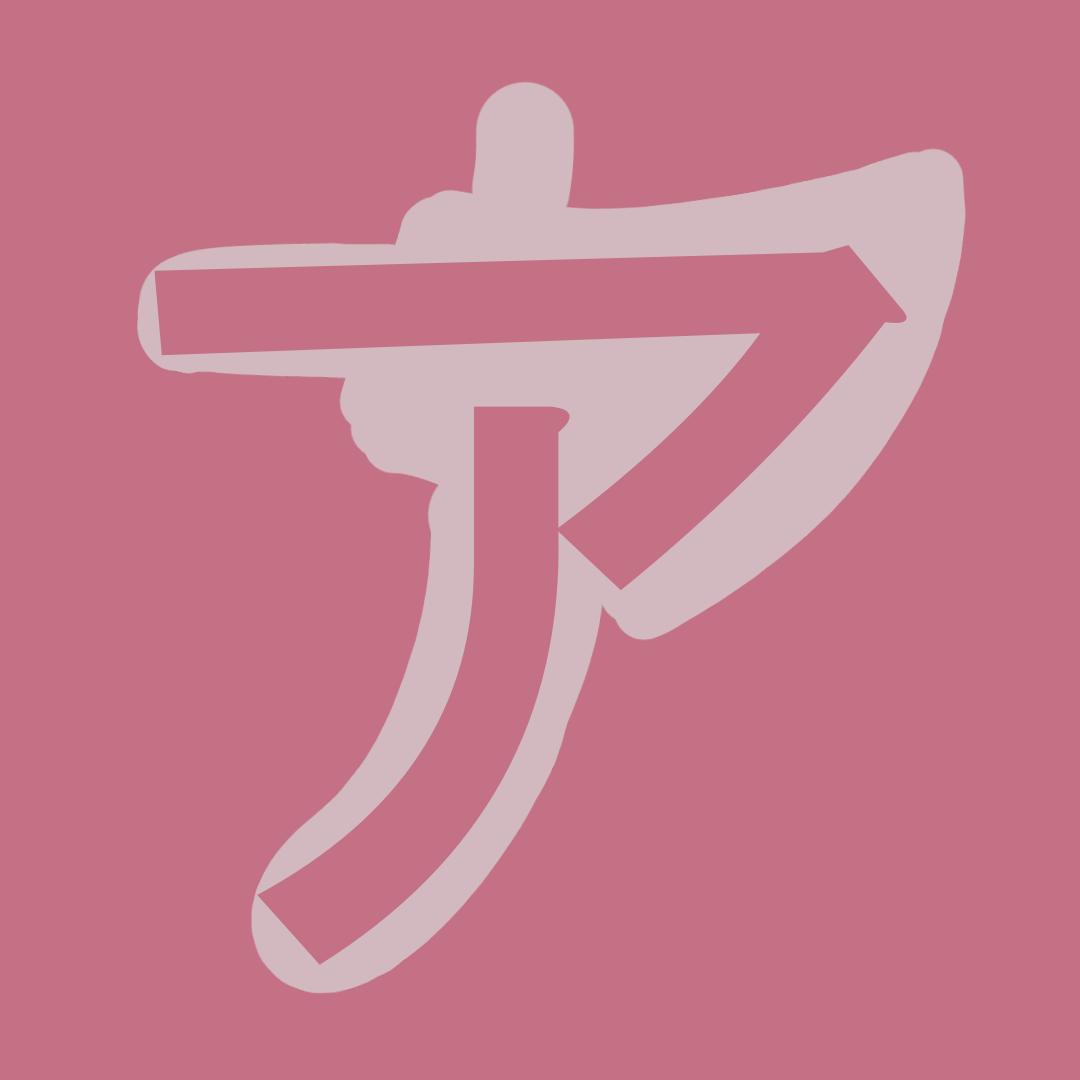
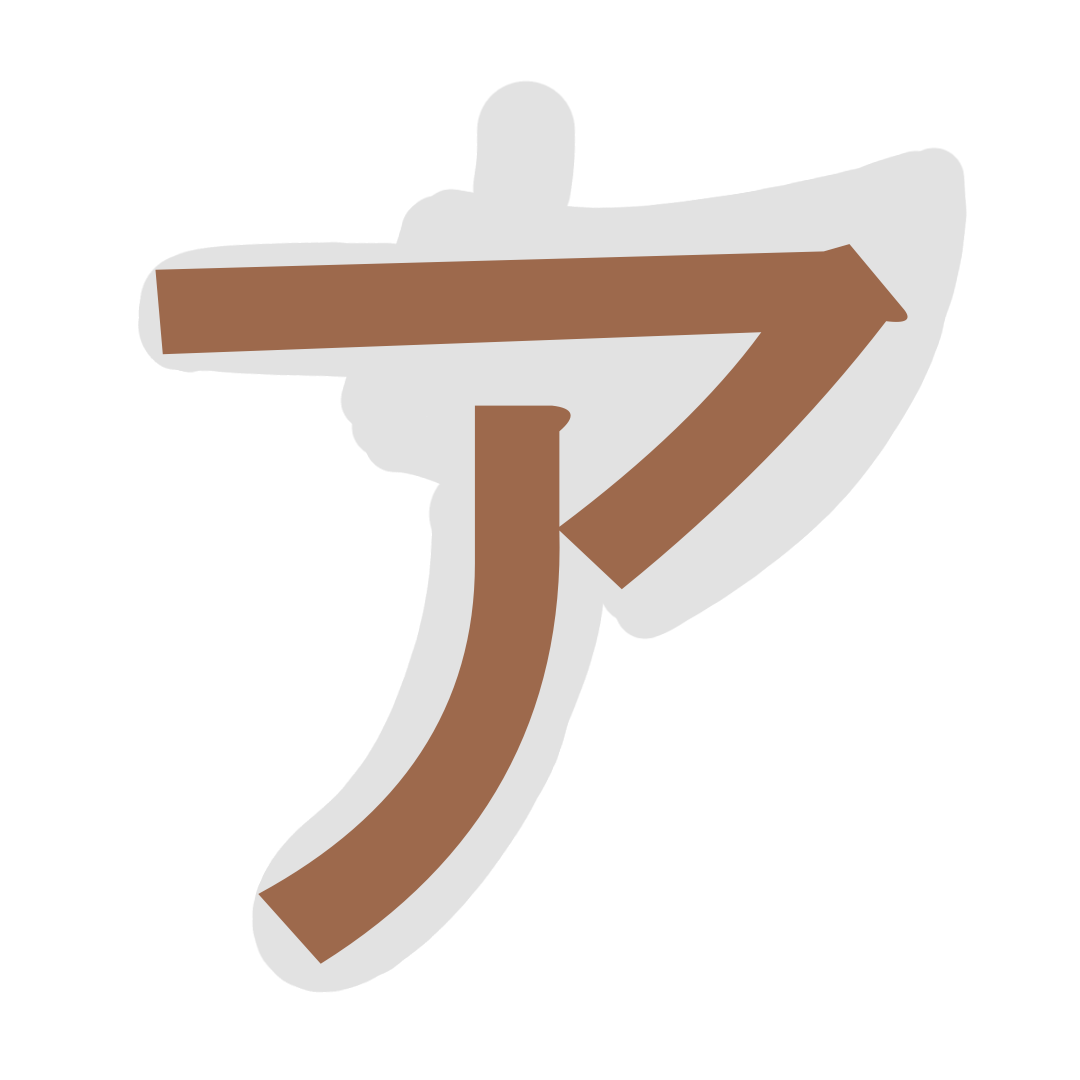
Revision of a layered 1080x1080 image; what changed, layer by layer:
hid "Layer #2" over [137, 81, 966, 994]
added layer "Layer #3" in group "a" over [138, 80, 967, 993]
hid "Background copy" over [0, 0, 1080, 1080]
